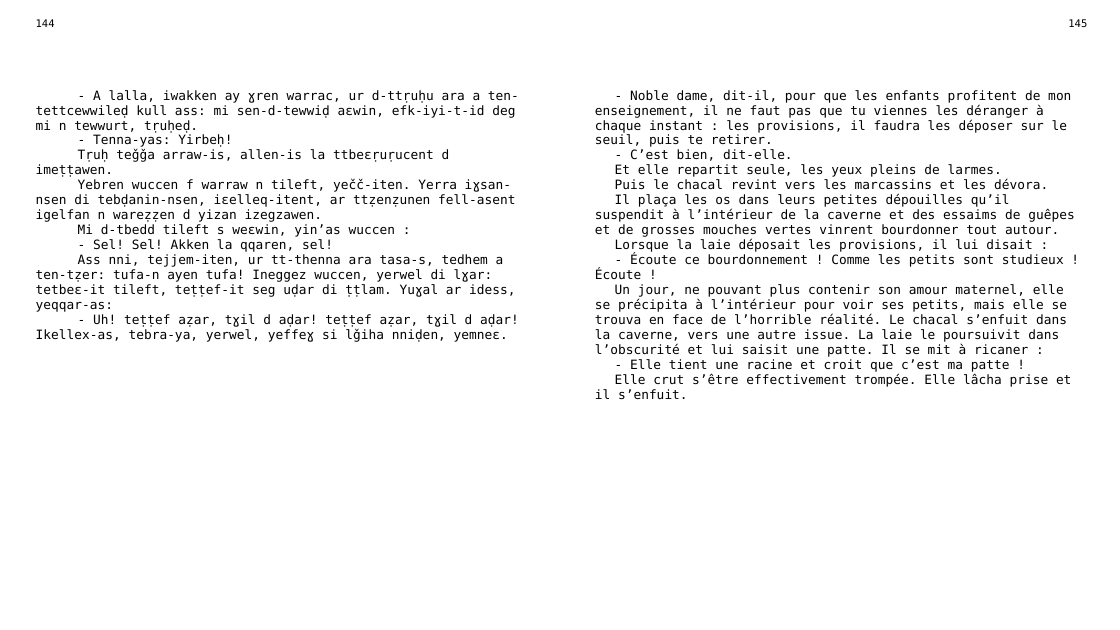
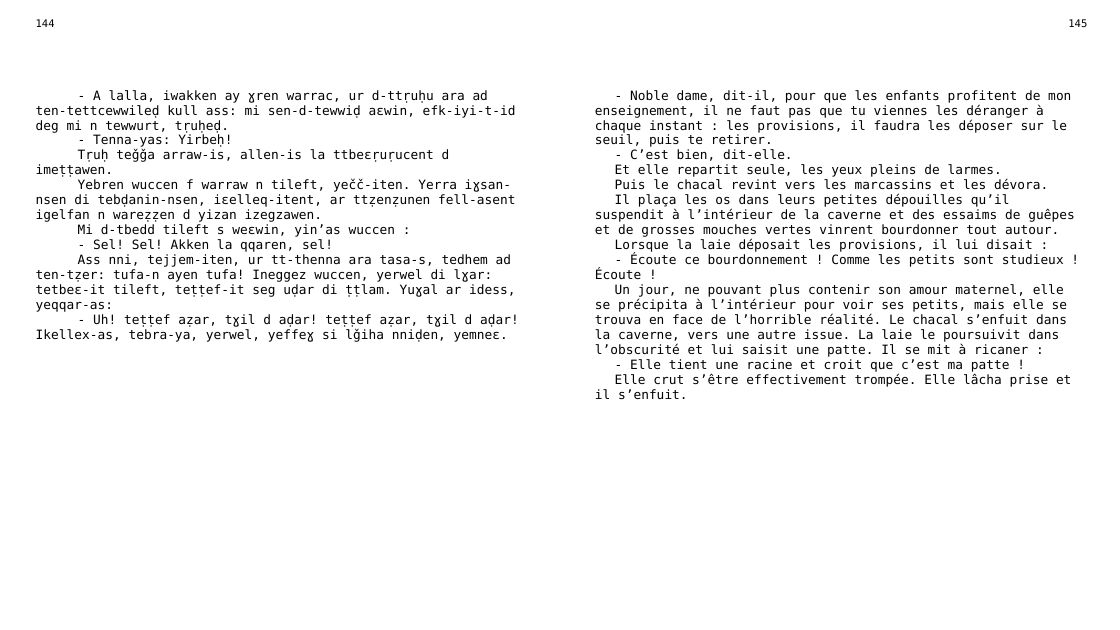
Before and after one commit to sferhah/tamacahut_n_wuccen, a slide deck: slide 55 of Uccen.ConsoleApp/uccen.pptx. Drawn at 1120x630 pixels with LibreOffice and Linux fonts; fonts in the diff are those of the drawing. Boxes give left, top, right and bottom in pixels: in the first picture for what was removed or moved away, otherwise in the second. Text is boxed around its words. In the diff, an @@ line names an element or a change of style, - is before the commit and + after.

```diff
--- a/Uccen.ConsoleApp/uccen.pptx
+++ b/Uccen.ConsoleApp/uccen.pptx
@@ table at [27, 13, 1096, 607] @@
-row 3, column 1: - A lalla, iwakken ay ɣren warrac, ur d-ttṛuḥu ara a ten-tettcewwileḍ kull ass: mi sen-d-tewwiḍ aɛwin, efk-iyi-t-id deg mi n tewwurt, tṛuḥeḍ. / - Tenna-yas: Yirbeḥ! / Tṛuḥ teǧǧa arraw-is, allen-is la ttbeɛṛuṛucent d imeṭṭawen. / Yebren wuccen f warraw n tileft, yečč-iten. Yerra iɣsan-nsen di tebḍanin-nsen, iɛelleq-itent, ar ttẓenẓunen fell-asent igelfan n wareẓẓen d yizan izegzawen. / Mi d-tbedd tileft s weɛwin, yin’as wuccen : / - Sel! Sel! Akken la qqaren, sel! / Ass nni, tejjem-iten, ur tt-thenna ara tasa-s, tedhem a ten-tẓer: tufa-n ayen tufa! Ineggez wuccen, yerwel di lɣar: tetbeɛ-it tileft, teṭṭef-it seg uḍar di ṭṭlam. Yuɣal ar idess, yeqqar-as: / - Uh! teṭṭef aẓar, tɣil d aḍar! teṭṭef aẓar, tɣil d aḍar! Ikellex-as, tebra-ya, yerwel, yeffeɣ si lǧiha nniḍen, yemneɛ.
+row 3, column 1: - A lalla, iwakken ay ɣren warrac, ur d-ttṛuḥu ara ad ten-tettcewwileḍ kull ass: mi sen-d-tewwiḍ aɛwin, efk-iyi-t-id deg mi n tewwurt, tṛuḥeḍ. / - Tenna-yas: Yirbeḥ! / Tṛuḥ teǧǧa arraw-is, allen-is la ttbeɛṛuṛucent d imeṭṭawen. / Yebren wuccen f warraw n tileft, yečč-iten. Yerra iɣsan-nsen di tebḍanin-nsen, iɛelleq-itent, ar ttẓenẓunen fell-asent igelfan n wareẓẓen d yizan izegzawen. / Mi d-tbedd tileft s weɛwin, yin’as wuccen : / - Sel! Sel! Akken la qqaren, sel! / Ass nni, tejjem-iten, ur tt-thenna ara tasa-s, tedhem ad ten-tẓer: tufa-n ayen tufa! Ineggez wuccen, yerwel di lɣar: tetbeɛ-it tileft, teṭṭef-it seg uḍar di ṭṭlam. Yuɣal ar idess, yeqqar-as: / - Uh! teṭṭef aẓar, tɣil d aḍar! teṭṭef aẓar, tɣil d aḍar! Ikellex-as, tebra-ya, yerwel, yeffeɣ si lǧiha nniḍen, yemneɛ.
```
Also in this commit, not shown: 9 other slides changed, 1 other file.
